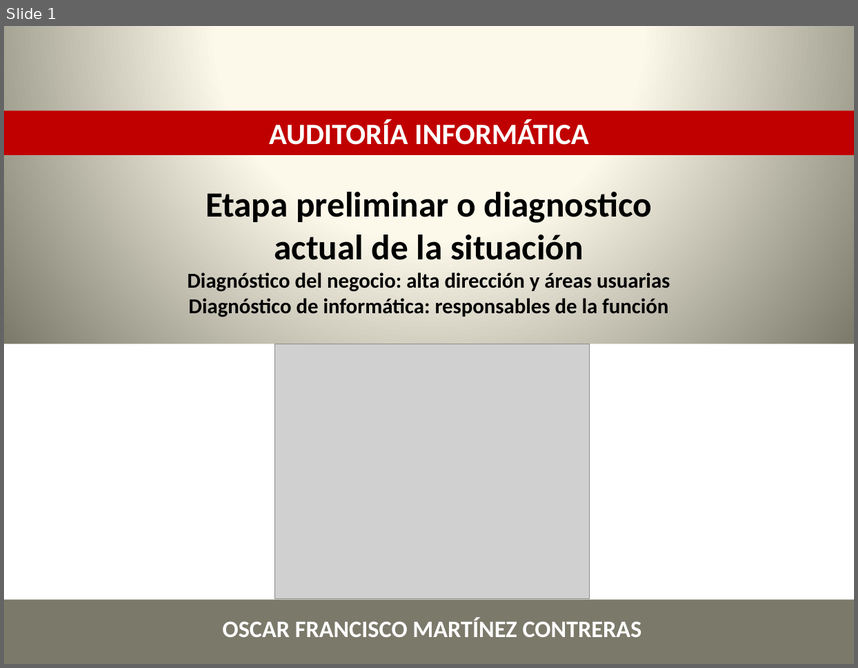
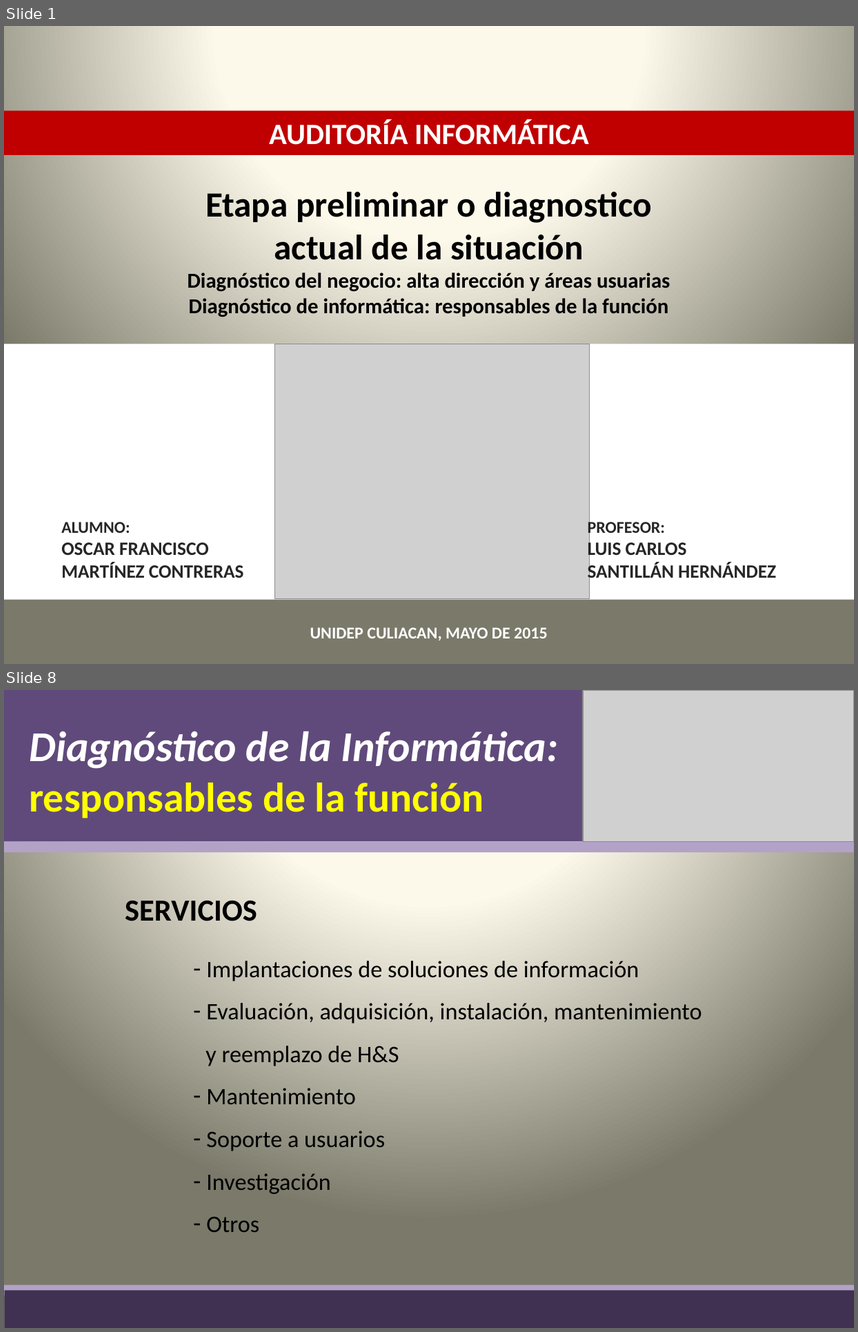
Before and after one commit to lc850/auditoria, a slide deck: OSCAR.pptx. Shown one above the other, each under a label of ours: slide 1 before the commit, slides 1 and 8 after it; the slides between them are not shown. The pictures are 858x668 and 858x1332 pixels, drawn with LibreOffice and Linux fonts; fonts in the diff are those of the drawing; grey boxes stand for pictures. Boxes give left, top, right and bottom in pixels: in the first picture for what was removed or moved away, otherwise in the second. Text is boxed around its words. In the diff, an @@ line names an element or a change of style, - is before the commit and + after.

Commit message:
Oscar

```diff
--- a/OSCAR.pptx
+++ b/OSCAR.pptx
@@ slide 8 added at (x1=4, y1=690, x2=854, y2=1328), background gradient #FEFCEE to #FDFAEA to #7B796B @@
@@ rectangle added at (x1=4, y1=690, x2=854, y2=841), fill #604A7B @@
@@ picture added at (x1=583, y1=690, x2=854, y2=841) @@
@@ text added at (x1=29, y1=731, x2=558, y2=818), 36 pt, text #FFFFFF, bold, italic @@
+Diagnóstico de la Informática:
+responsables de la función
@@ rectangle added at (x1=4, y1=841, x2=854, y2=852), fill #B3A2C7 @@
@@ text added at (x1=125, y1=900, x2=257, y2=921), 26 pt, text #000000, bold @@
+SERVICIOS
@@ text added at (x1=205, y1=960, x2=702, y2=1232), 20 pt, text #000000 @@
+– Implantaciones de soluciones de información
+– Evaluación, adquisición, instalación, mantenimiento
+y reemplazo de H&S
+– Mantenimiento
+– Soporte a usuarios
+– Investigación
+– Otros
@@ rectangle added at (x1=4, y1=1284, x2=854, y2=1295), fill #B3A2C7 @@
@@ rectangle added at (x1=4, y1=1290, x2=854, y2=1328), fill #403152 @@
@@ slide 1 changed as well @@
@@ text "ALUMNO:" moved from (x1=223, y1=617, x2=642, y2=637) to (x1=61, y1=521, x2=244, y2=577) @@
@@ text at (x1=61, y1=521, x2=130, y2=532): paragraph added @@
+ALUMNO:
@@ text added at (x1=588, y1=519, x2=776, y2=582), 16 pt, text #262626, bold @@
+PROFESOR:
+LUIS CARLOS
+SANTILLÁN HERNÁNDEZ
@@ text at (x1=61, y1=542, x2=244, y2=577): size 20 to 16 pt, text colour #FFFFFF to #262626 in "OSCAR FRANCISCO MARTÍNEZ CONTRERAS"; alignment centre to left @@
@@ text added at (x1=310, y1=627, x2=548, y2=640), 14 pt, text #FFFFFF, bold @@
+UNIDEP CULIACAN, MAYO DE 2015
```
Also in this commit, not shown: 8 other slides added.
